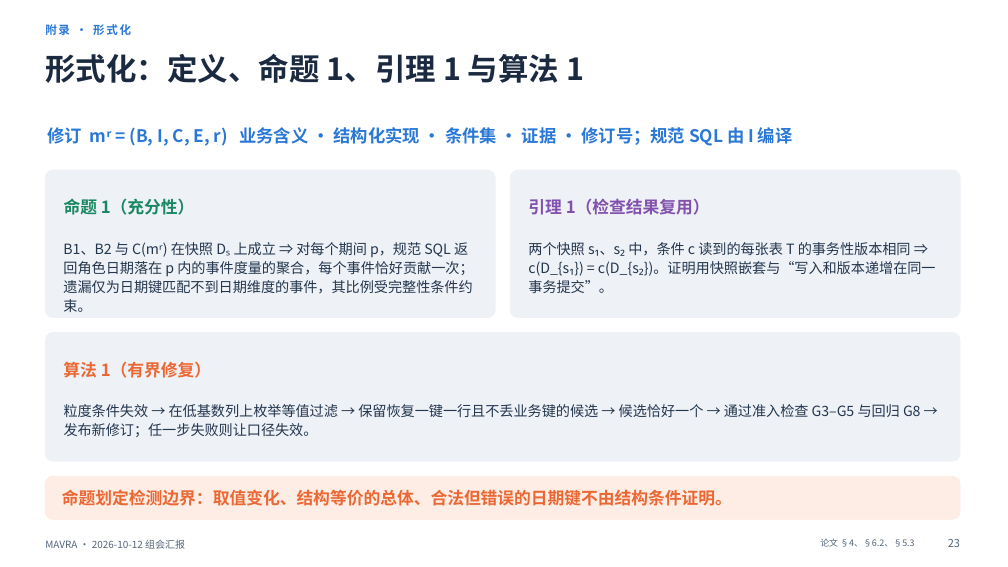
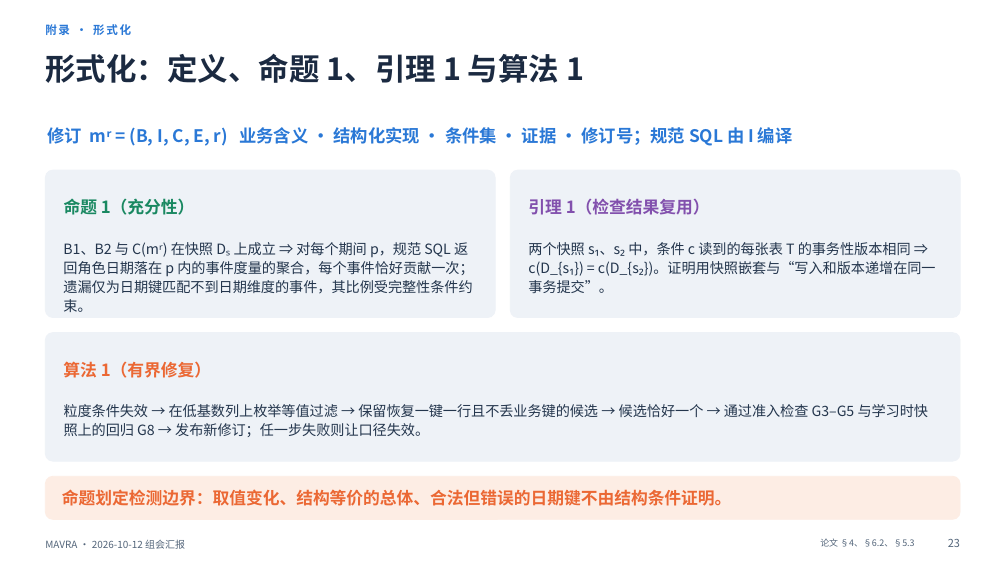
Before and after one commit to mmmttt000045/agent4db-adapter, a slide deck: slide 23 of docs/mavra-report-2026-10-12.pptx. Drawn at 1008x567 pixels with LibreOffice and Linux fonts; fonts in the diff are those of the drawing. Boxes give left, top, right and bottom in pixels: in the first picture for what was removed or moved away, otherwise in the second. Text is boxed around its words. In the diff, an @@ line names an element or a change of style, - is before the commit and + after.

```diff
--- a/docs/mavra-report-2026-10-12.pptx
+++ b/docs/mavra-report-2026-10-12.pptx
@@ text at [64, 404, 929, 437]: text changed @@
-粒度条件失效 → 在低基数列上枚举等值过滤 → 保留恢复一键一行且不丢业务键的候选 → 候选恰好一个 → 通过准入检查 G3–G5 与回归 G8 → 发布新修订；任一步失败则让口径失效。
+粒度条件失效 → 在低基数列上枚举等值过滤 → 保留恢复一键一行且不丢业务键的候选 → 候选恰好一个 → 通过准入检查 G3–G5 与学习时快照上的回归 G8 → 发布新修订；任一步失败则让口径失效。
```
Also in this commit, not shown: 4 other slides changed, 2 other files.
